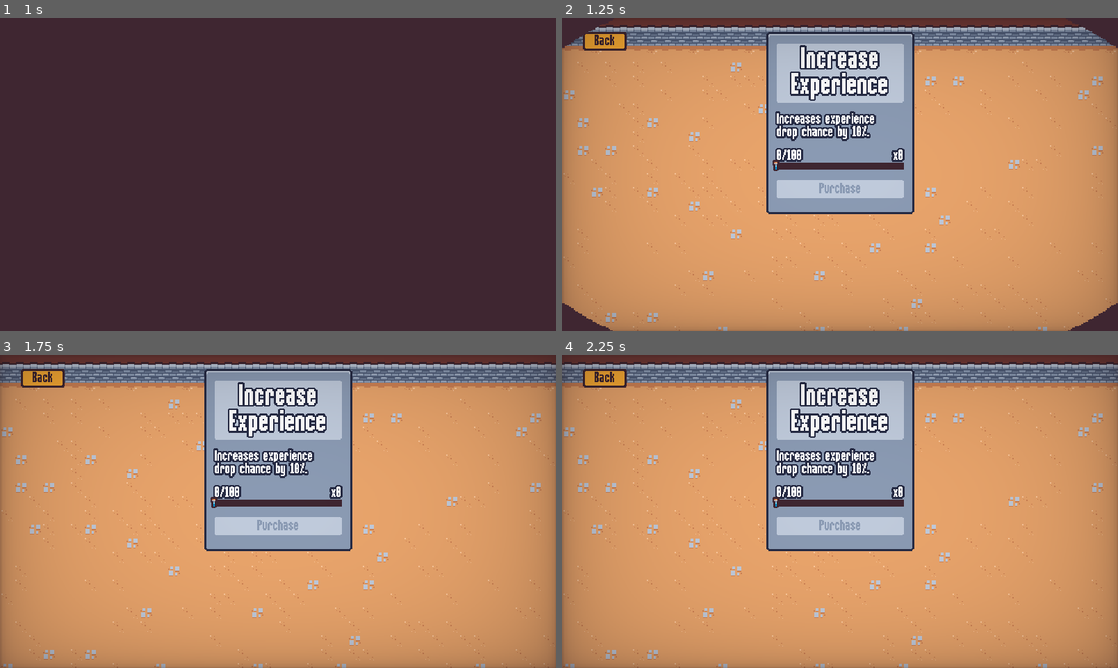
Above: before the commit, frames 1-4 (two rows, left to right).
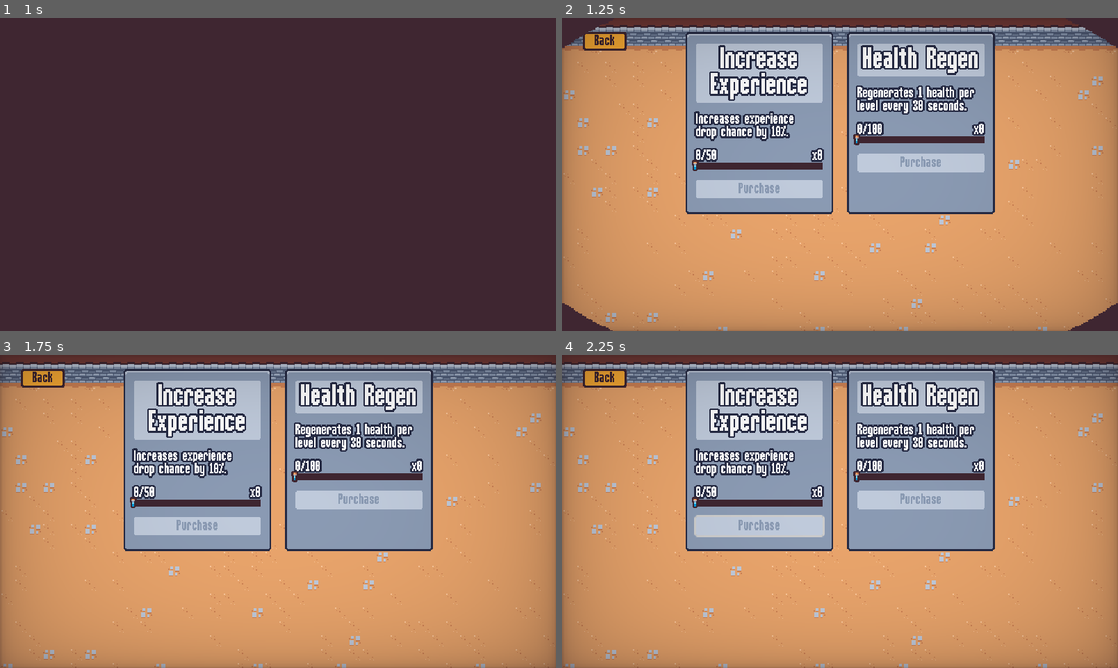
Above: after the commit, the same moments.

Repository: mrfisty/vampire-survivors-clone-godot
Game: Godot game, scene res://scenes/ui/main_menu.tscn
Two runs of this game, one before a commit and one after it. Both use one fixed random seed, a clock stepped at 60 frames per second and the inputs below.
Inputs (mouse positions are in pixels of both pictures, inside the frame that each line leads up to):
- Up to frame 1 (1 s): click "Upgrades" at 0.5 s
- Up to frame 2 (1.25 s): no input
- Up to frame 3 (1.75 s): move the mouse to (400, 495) at 1.27 s; press the mouse at (400, 495) at 1.28 s; hold D (move_right) from 1.28 s (still down)
- Up to frame 4 (2.25 s): tap Enter at 2 s; move the mouse to (728, 527) at 2.02 s; release D (move_right) at 2.03 s; release the mouse at (728, 527) at 2.03 s; hold S (move_down) from 2.03 s (still down); click (728, 527) at 2.1 s

Frame 1 is identical in both runs. In frame 2, 25% of the frame differs, in the area x 22-78%, y 4-63%; in frame 3, 25%; in frame 4, 25%.

Commit message:
Add health regeneration meta upgrade

Diff:
--- a/resources/meta_upgrades/experience_gain.tres
+++ b/resources/meta_upgrades/experience_gain.tres
@@ -6,6 +6,6 @@
 script = ExtResource("1_6b784")
 id = "experience_gain"
 max_quantity = 1
-experience_cost = 100
+experience_cost = 50
 title = "Increase Experience"
 description = "Increases experience drop chance by 10%."
--- /dev/null
+++ b/resources/meta_upgrades/health_regeneration.tres
@@ -0,0 +1,11 @@
+[gd_resource type="Resource" script_class="MetaUpgrade" load_steps=2 format=3 uid="uid://bh7c0xycqjsyq"]
+
+[ext_resource type="Script" path="res://resources/meta_upgrades/meta_upgrade.gd" id="1_rljn7"]
+
+[resource]
+script = ExtResource("1_rljn7")
+id = "health_regeneration"
+max_quantity = 3
+experience_cost = 100
+title = "Health Regen"
+description = "Regenerates 1 health per level every 30 seconds."
--- a/scenes/component/health_component.gd
+++ b/scenes/component/health_component.gd
@@ -3,6 +3,7 @@
 
 signal died
 signal health_changed
+signal health_decreased
 
 @export var max_health: float = 10
 var current_health
@@ -13,9 +14,16 @@
 
 
 func damage(damage_amount: float):
+	current_health = clamp(current_health - damage_amount, 0, max_health)
 	current_health = max(current_health - damage_amount, 0)
 	health_changed.emit()
+	if damage_amount > 0:
+		health_decreased.emit()
 	Callable(check_death).call_deferred()
+
+
+func heal(heal_amount: int):
+	damage(-heal_amount)
 
 
 func get_health_percent():
--- a/scenes/component/hit_flash_component.gd
+++ b/scenes/component/hit_flash_component.gd
@@ -8,11 +8,11 @@
 
 
 func _ready():
-	health_component.health_changed.connect(on_health_changed)
+	health_component.health_decreased.connect(on_health_decreased)
 	sprite.material = hit_flash_material
 
 
-func on_health_changed():
+func on_health_decreased():
 	if hit_flash_tween != null && hit_flash_tween.is_valid():
 		hit_flash_tween.kill()
 
--- a/scenes/game_object/player/player.gd
+++ b/scenes/game_object/player/player.gd
@@ -1,4 +1,6 @@
 extends CharacterBody2D
+
+@export var arena_time_manager: Node
 
 @onready var damage_interval_timer = $DamageIntervalTimer
 @onready var health_component = $HealthComponent
@@ -14,10 +16,12 @@
 
 
 func _ready():
+	arena_time_manager.arena_difficulty_increased.connect(on_arena_difficulty_increased)
 	base_speed = velocity_component.max_speed
 	$CollisionArea2D.body_entered.connect(on_body_entered)
 	$CollisionArea2D.body_exited.connect(on_body_exited)
 	damage_interval_timer.timeout.connect(on_damage_interval_timer_timeout)
+	health_component.health_decreased.connect(on_health_decreased)
 	health_component.health_changed.connect(on_health_changed)
 	GameEvents.ability_upgrade_added.connect(on_ability_upgrade_added)
 	update_health_display()
@@ -70,10 +74,14 @@
 	check_deal_damage()
 
 
+func on_health_decreased():
+	GameEvents.emit_player_damaged()
+	$HitRandomStreamPlayer.play_random()
+
+
+
 func on_health_changed():
-	GameEvents.emit_player_damaged()
 	update_health_display()
-	$HitRandomStreamPlayer.play_random()
 
 
 func on_ability_upgrade_added(ability_upgrade: AbilityUpgrade, current_upgrades: Dictionary):
@@ -82,3 +90,11 @@
 		abilities.add_child(ability_upgrade.ability_controller_scene.instantiate())
 	elif ability_upgrade.id == "player_speed":
 		velocity_component.max_speed = base_speed + (base_speed * current_upgrades["player_speed"]["quantity"] * .1)
+
+
+func on_arena_difficulty_increased(difficulty: int):
+	var health_regeneration_quantity = MetaProgression.get_upgrade_count("health_regeneration")
+	if health_regeneration_quantity > 0:
+		var is_thirty_second_interval = (difficulty % 6) == 0
+		if is_thirty_second_interval:
+			health_component.heal(health_regeneration_quantity)
--- a/scenes/main/main.tscn
+++ b/scenes/main/main.tscn
@@ -12,8 +12,6 @@
 [ext_resource type="PackedScene" uid="uid://cmatr78bh001o" path="res://scenes/ui/vignette.tscn" id="3_w0y6h"]
 [ext_resource type="PackedScene" uid="uid://12tojn4ybptd" path="res://scenes/manager/expeience_manager.tscn" id="4_1fonj"]
 [ext_resource type="PackedScene" uid="uid://bd21bggbonivp" path="res://scenes/manager/upgrade_manager.tscn" id="6_n7tsc"]
-[ext_resource type="PackedScene" uid="uid://dlq1r6he1rxet" path="res://scenes/game_object/wizard_enemy/wizard_enemy.tscn" id="7_eqygo"]
-[ext_resource type="PackedScene" uid="uid://bk6vm0pba675q" path="res://scenes/game_object/basic_enemy/basic_enemy.tscn" id="7_t6ex2"]
 
 [node name="Main" type="Node"]
 script = ExtResource("1_cmauh")
@@ -31,8 +29,6 @@
 end_screen_scene = ExtResource("2_1w73m")
 
 [node name="EnemyManager" parent="." node_paths=PackedStringArray("arena_time_manager") instance=ExtResource("1_aaf0d")]
-basic_enemy_scene = ExtResource("7_t6ex2")
-wizard_enemy_scene = ExtResource("7_eqygo")
 arena_time_manager = NodePath("../ArenaTimeManager")
 
 [node name="ExpeienceManager" parent="." instance=ExtResource("4_1fonj")]
@@ -50,8 +46,9 @@
 [node name="Entities" type="Node2D" parent="." groups=["entities_layer"]]
 y_sort_enabled = true
 
-[node name="Player" parent="Entities" instance=ExtResource("1_cmi1m")]
+[node name="Player" parent="Entities" node_paths=PackedStringArray("arena_time_manager") instance=ExtResource("1_cmi1m")]
 unique_name_in_owner = true
 position = Vector2(335, 306)
+arena_time_manager = NodePath("../../ArenaTimeManager")
 
 [node name="Foreground" type="Node2D" parent="." groups=["foreground_layer"]]
--- a/scenes/ui/meta_menu.tscn
+++ b/scenes/ui/meta_menu.tscn
@@ -1,15 +1,16 @@
-[gd_scene load_steps=6 format=3 uid="uid://b7s3ruoh8tsah"]
+[gd_scene load_steps=7 format=3 uid="uid://b7s3ruoh8tsah"]
 
 [ext_resource type="Script" path="res://scenes/ui/meta_menu.gd" id="1_xrhsg"]
 [ext_resource type="TileSet" uid="uid://bl4il76wgkayr" path="res://resources/tileset.tres" id="2_1n8bv"]
 [ext_resource type="Resource" uid="uid://bvjvgpb4cd8w4" path="res://resources/meta_upgrades/experience_gain.tres" id="2_7crci"]
 [ext_resource type="PackedScene" uid="uid://efr8rvcekvbj" path="res://scenes/ui/meta_upgrade_card.tscn" id="2_bcphl"]
+[ext_resource type="Resource" uid="uid://bh7c0xycqjsyq" path="res://resources/meta_upgrades/health_regeneration.tres" id="3_o0siw"]
 [ext_resource type="PackedScene" uid="uid://cmatr78bh001o" path="res://scenes/ui/vignette.tscn" id="4_d3k4x"]
 
 [node name="MetaMenu" type="CanvasLayer"]
 layer = 2
 script = ExtResource("1_xrhsg")
-upgrades = Array[Resource("res://resources/meta_upgrades/meta_upgrade.gd")]([ExtResource("2_7crci")])
+upgrades = Array[Resource("res://resources/meta_upgrades/meta_upgrade.gd")]([ExtResource("2_7crci"), ExtResource("3_o0siw")])
 
 [node name="TileMap" type="TileMap" parent="."]
 tile_set = ExtResource("2_1n8bv")
Not shown: 1 places in scenes/main/main.tscn that only renumber resources
